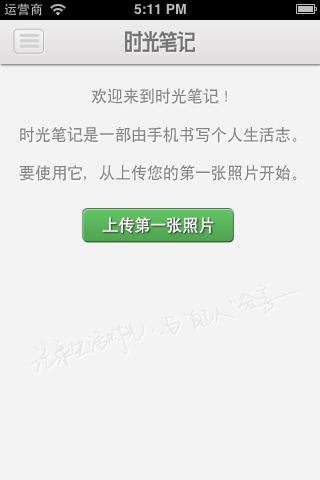
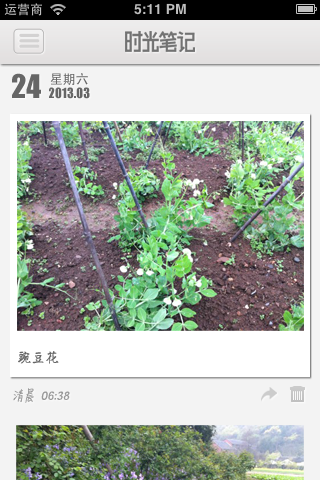
Comparing the layer stacks of the two w=320, h=480 images. Changes:
showed group "content" (10 layers) over [10, 73, 310, 480]
hid group "content_default" (6 layers) over [19, 88, 298, 427]
